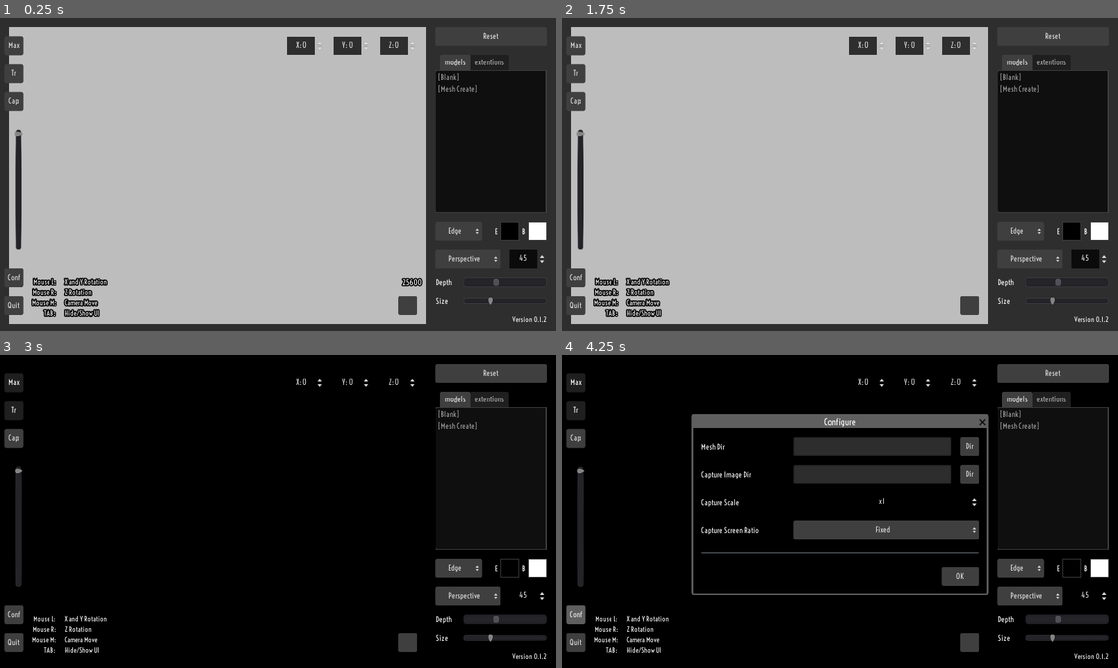
Above: before the commit, frames 1-4 (two rows, left to right).
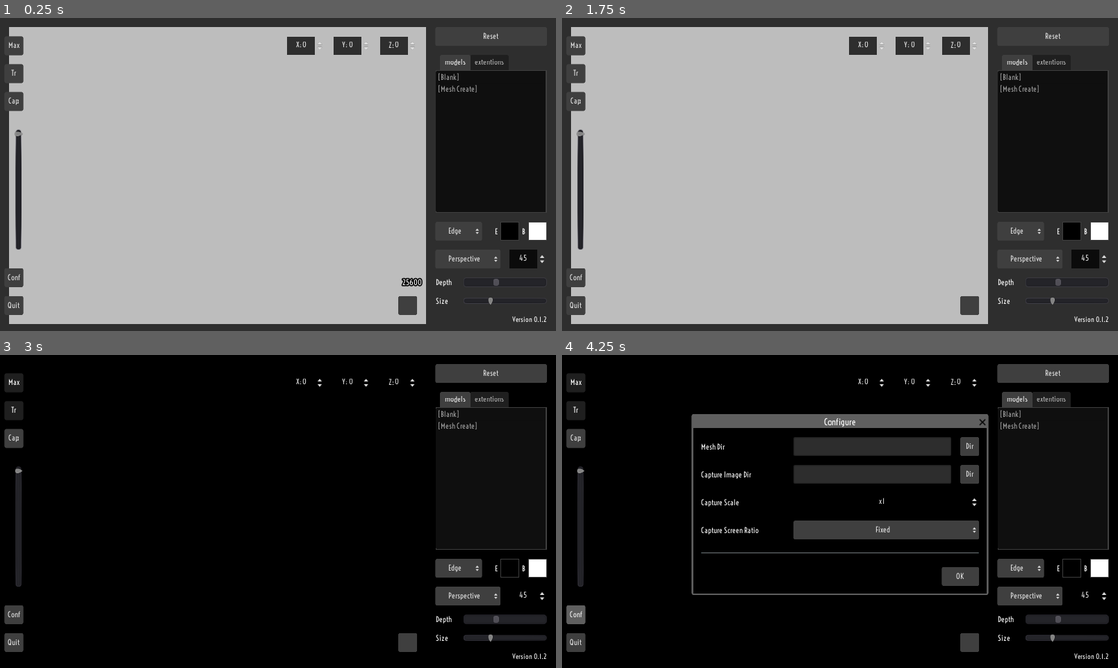
Above: after the commit, the same moments.

Repository: MizunagiKB/edge_detect_shader
Game: Godot game, scene res://main.tscn
Two runs of this game, one before a commit and one after it. Both use one fixed random seed, a clock stepped at 60 frames per second and the inputs below.
Inputs (mouse positions are in pixels of both pictures, inside the frame that each line leads up to):
- Up to frame 1 (0.25 s): no input
- Up to frame 2 (1.75 s): click (967, 305) at 0.5 s; click "Cap" at 1.25 s
- Up to frame 3 (3 s): click "Max" at 2 s; click "Tr" at 2.75 s
- Up to frame 4 (4.25 s): click "Conf" at 3.5 s

The runs differ from the first frame. In frame 1, 0.9% of the frame differs, in the area x 5-72%, y 7-96%; in frame 2, 0.9%; in frame 3, 0.4%; in frame 4, 0.4%.

Commit message:
UIの表示・非表示の挙動を判りやすくする為に、Tweenを使用するように変更しました。

Diff:
--- a/proj/ext/ext_particle_stream/ext_main.tscn
+++ b/proj/ext/ext_particle_stream/ext_main.tscn
@@ -9,6 +9,7 @@
 margin_top = 128.0
 margin_right = -576.0
 margin_bottom = -204.0
+window_title = "Particle Stream"
 script = ExtResource( 1 )
 __meta__ = {
 "_edit_use_anchors_": false
--- a/proj/ext/ext_particle_stream/particle_stream.gd
+++ b/proj/ext/ext_particle_stream/particle_stream.gd
@@ -1,15 +1,38 @@
 extends Particles
 
 
-#var mat_particle: ParticlesMaterial = null
+var color_value = Color.white
 
 
-# Called when the node enters the scene tree for the first time.
-# func _ready():
-#    pass
+func set_color_value(new_color: Color):
+    self.color_value = new_color
+    self.material_override.set_shader_param("color", self.color_value)
 
 
-# Called every frame. 'delta' is the elapsed time since the previous frame.
+func set_shader_off():
+    self.material_override.set_shader_param("color_mode", 0)
+
+
+func set_shader_edge():
+    self.material_override.set_shader_param("color_mode", 0)
+
+
+func set_shader_normal():
+    self.material_override.set_shader_param("color_mode", 1)
+
+
+func set_shader_depth():
+    self.material_override.set_shader_param("color_mode", 0)
+
+
+func _ready():
+
+    self.material_override = ShaderMaterial.new()
+    self.material_override.shader = load("res://shader/visual_shader.tres")
+    self.material_override.set_shader_param("color_mode", 0)
+    self.material_override.set_shader_param("color", self.color_value)
+
+
 func _process(delta):
 
     var rot = self.get_parent().rotation
--- a/proj/ext/ext_particle_stream/particle_stream.tscn
+++ b/proj/ext/ext_particle_stream/particle_stream.tscn
@@ -4,6 +4,8 @@
 
 [sub_resource type="SpatialMaterial" id=1]
 flags_unshaded = true
+flags_disable_ambient_light = true
+vertex_color_use_as_albedo = true
 
 [sub_resource type="ParticlesMaterial" id=2]
 lifetime_randomness = 1.0
--- a/proj/main.gd
+++ b/proj/main.gd
@@ -18,6 +18,7 @@
 var mouse_btn_l = false
 var event_frame: Rect2 = Rect2(16, 16, 740 - 16, 544 - 16)
 
+var ui_visible = true
 var move_window = false
 var window_base_pos = Vector2(0, 0)
 var rot_axis = Vector2(0, 0)
@@ -32,10 +33,50 @@
 
 # ------------------------------------------------------------------- method(s)
 func ui_visible(show: bool):
-    $ui/knob_U.visible = show
-    $ui/knob_D.visible = show
-    $ui/knob_L.visible = show
-    $ui/panel.visible = show
+
+    var knob_L_pos = [Vector2(-16, -16), Vector2(-16 - 128, -16)]
+    var panel_pos = [Vector2(736, -16), Vector2(736 + 256, -16)]
+
+    var knob_U_pos = [Vector2( 16, -16), Vector2( 16, -16 - 128)]
+    var knob_D_pos = [Vector2( 16, 528), Vector2( 16, 528 + 128)]
+
+    var order = [0, 1]
+
+    if show == true:
+        order = [1, 0]
+
+    $ui/tween.interpolate_property(
+        $ui/panel,
+        "rect_position",
+        panel_pos[order[0]], panel_pos[order[1]], 0.3,
+        Tween.TRANS_SINE, Tween.EASE_IN_OUT)
+
+    $ui/tween.interpolate_property(
+        $ui/knob_L,
+        "rect_position",
+        knob_L_pos[order[0]], knob_L_pos[order[1]], 0.3,
+        Tween.TRANS_SINE, Tween.EASE_IN_OUT)
+
+    $ui/tween.interpolate_property(
+        $ui/knob_U,
+        "rect_position",
+        knob_U_pos[order[0]], knob_U_pos[order[1]], 0.3,
+        Tween.TRANS_SINE, Tween.EASE_IN_OUT)
+
+    $ui/tween.interpolate_property(
+        $ui/knob_D,
+        "rect_position",
+        knob_D_pos[order[0]], knob_D_pos[order[1]], 0.3,
+        Tween.TRANS_SINE, Tween.EASE_IN_OUT)
+
+
+    $ui/tween.start()
+
+    self.ui_visible = show
+    #$ui/knob_U.visible = show
+    #$ui/knob_D.visible = show
+    # $ui/knob_L.visible = show
+    # $ui/panel.visible = show
 
 
 func load_extension(base_dir: String, o_itemlist: ItemList):
@@ -127,7 +168,7 @@
 
         if event.scancode == KEY_TAB:
             if event.pressed == true:
-                ui_visible(not $ui/panel.visible)
+                ui_visible(not self.ui_visible)
 
 
 func _on_ui_gui_input(event):
@@ -179,9 +220,9 @@
             _:
                 mouse_pos_save = event.position
 
-    $ui/knob_D/spin_x.value = $base_ctl.rotation_degrees.x
-    $ui/knob_D/spin_y.value = $base_ctl.rotation_degrees.y
-    $ui/knob_D/spin_z.value = $base_ctl.rotation_degrees.z
+    $ui/knob_U/spin_x.value = $base_ctl.rotation_degrees.x
+    $ui/knob_U/spin_y.value = $base_ctl.rotation_degrees.y
+    $ui/knob_U/spin_z.value = $base_ctl.rotation_degrees.z
 
 
 func _process(delta):
@@ -292,11 +333,10 @@
 func _on_btn_shader_item_selected(id):
 
     for o in $base_ctl.get_children():
-        if o is MeshInstance:
-            if id == 2:
-                o.set_shader_normal()
-            else:
-                o.set_shader_edge()
+        if id == 2:
+            o.set_shader_normal()
+        else:
+            o.set_shader_edge()
 
     if id == 0:
         $render_screen.visible = false
@@ -400,10 +440,9 @@
 
 
 func _on_btn_color_body_color_changed(color):
-    """
-    self.eds_mesh_instance.set_color_value(color)
-    """
-    assert(false)
+
+    for o in $base_ctl.get_children():
+        o.set_color_value(color)
 
 
 func _on_btn_capture_pressed():
@@ -415,7 +454,7 @@
         $render_screen.material.set_shader_param("screen_w", OS.window_size.x * CONF.capture_scale)
         $render_screen.material.set_shader_param("screen_h", OS.window_size.y * CONF.capture_scale)
 
-    self.ui_visible(false)
+    $ui.visible = false
     get_viewport().set_clear_mode(Viewport.CLEAR_MODE_ONLY_NEXT_FRAME)
 
     yield(VisualServer, "frame_post_draw")
@@ -444,7 +483,7 @@
 
         img.save_png(pathname)
 
-    self.ui_visible(true)
+    $ui.visible = true
 
     $render_screen.material.set_shader_param("screen_w", OS.window_size.x)
     $render_screen.material.set_shader_param("screen_h", OS.window_size.y)
--- a/proj/main.tscn
+++ b/proj/main.tscn
@@ -68,6 +68,45 @@
 "_edit_use_anchors_": false
 }
 
+[node name="spin_x" type="SpinBox" parent="ui/knob_U"]
+margin_left = 480.0
+margin_top = 48.0
+margin_right = 544.0
+margin_bottom = 80.0
+min_value = -1000.0
+max_value = 1000.0
+align = 1
+prefix = "X:"
+__meta__ = {
+"_edit_use_anchors_": false
+}
+
+[node name="spin_y" type="SpinBox" parent="ui/knob_U"]
+margin_left = 560.0
+margin_top = 48.0
+margin_right = 624.0
+margin_bottom = 80.0
+min_value = -1000.0
+max_value = 1000.0
+align = 1
+prefix = "Y:"
+__meta__ = {
+"_edit_use_anchors_": false
+}
+
+[node name="spin_z" type="SpinBox" parent="ui/knob_U"]
+margin_left = 640.0
+margin_top = 48.0
+margin_right = 704.0
+margin_bottom = 80.0
+min_value = -1000.0
+max_value = 1000.0
+align = 1
+prefix = "Z:"
+__meta__ = {
+"_edit_use_anchors_": false
+}
+
 [node name="knob_D" type="Panel" parent="ui"]
 margin_left = 16.0
 margin_top = 528.0
@@ -77,41 +116,14 @@
 "_edit_use_anchors_": false
 }
 
-[node name="spin_x" type="SpinBox" parent="ui/knob_D"]
-margin_left = 480.0
-margin_top = -496.0
-margin_right = 544.0
-margin_bottom = -464.0
-min_value = -1000.0
-max_value = 1000.0
-align = 1
-prefix = "X:"
-__meta__ = {
-"_edit_use_anchors_": false
-}
-
-[node name="spin_y" type="SpinBox" parent="ui/knob_D"]
-margin_left = 560.0
-margin_top = -496.0
-margin_right = 624.0
-margin_bottom = -464.0
-min_value = -1000.0
-max_value = 1000.0
-align = 1
-prefix = "Y:"
-__meta__ = {
-"_edit_use_anchors_": false
-}
-
-[node name="spin_z" type="SpinBox" parent="ui/knob_D"]
-margin_left = 640.0
-margin_top = -496.0
+[node name="btn_camera" type="Button" parent="ui/knob_D"]
+margin_left = 672.0
+margin_top = -48.0
 margin_right = 704.0
-margin_bottom = -464.0
-min_value = -1000.0
-max_value = 1000.0
-align = 1
-prefix = "Z:"
+margin_bottom = -16.0
+hint_tooltip = "Camera rotation"
+focus_mode = 0
+enabled_focus_mode = 0
 __meta__ = {
 "_edit_use_anchors_": false
 }
@@ -369,6 +381,7 @@
 }
 
 [node name="lbl_desc" type="Label" parent="ui/panel"]
+visible = false
 margin_left = -704.0
 margin_top = 464.0
 margin_right = -640.0
@@ -422,31 +435,6 @@
 "_edit_use_anchors_": false
 }
 
-[node name="btn_color_body" type="ColorPickerButton" parent="ui/panel"]
-margin_left = 176.0
-margin_top = 368.0
-margin_right = 208.0
-margin_bottom = 400.0
-focus_mode = 0
-enabled_focus_mode = 0
-color = Color( 1, 1, 1, 1 )
-edit_alpha = false
-__meta__ = {
-"_edit_use_anchors_": false
-}
-
-[node name="btn_color_edge" type="ColorPickerButton" parent="ui/panel"]
-margin_left = 128.0
-margin_top = 368.0
-margin_right = 160.0
-margin_bottom = 400.0
-focus_mode = 0
-enabled_focus_mode = 0
-edit_alpha = false
-__meta__ = {
-"_edit_use_anchors_": false
-}
-
 [node name="lbl_color_edge" type="Label" parent="ui/panel"]
 margin_left = 112.0
 margin_top = 368.0
@@ -456,7 +444,19 @@
 align = 1
 valign = 1
 
-[node name="Label" type="Label" parent="ui/panel"]
+[node name="btn_color_edge" type="ColorPickerButton" parent="ui/panel"]
+margin_left = 128.0
+margin_top = 368.0
+margin_right = 160.0
+margin_bottom = 400.0
+focus_mode = 0
+enabled_focus_mode = 0
+edit_alpha = false
+__meta__ = {
+"_edit_use_anchors_": false
+}
+
+[node name="lbl_color_body" type="Label" parent="ui/panel"]
 margin_left = 160.0
 margin_top = 368.0
 margin_right = 176.0
@@ -468,14 +468,15 @@
 "_edit_use_anchors_": false
 }
 
-[node name="btn_camera" type="Button" parent="ui/panel"]
-margin_left = -48.0
-margin_top = 496.0
-margin_right = -16.0
-margin_bottom = 528.0
-hint_tooltip = "Camera rotation"
-focus_mode = 0
-enabled_focus_mode = 0
+[node name="btn_color_body" type="ColorPickerButton" parent="ui/panel"]
+margin_left = 176.0
+margin_top = 368.0
+margin_right = 208.0
+margin_bottom = 400.0
+focus_mode = 0
+enabled_focus_mode = 0
+color = Color( 1, 1, 1, 1 )
+edit_alpha = false
 __meta__ = {
 "_edit_use_anchors_": false
 }
@@ -511,10 +512,11 @@
 [node name="base_ext" type="Spatial" parent="."]
 [connection signal="gui_input" from="ui" to="." method="_on_ui_gui_input"]
 [connection signal="gui_input" from="ui/knob_U" to="." method="_on_knob_U_gui_input"]
+[connection signal="value_changed" from="ui/knob_U/spin_x" to="." method="_on_spin_x_value_changed"]
+[connection signal="value_changed" from="ui/knob_U/spin_y" to="." method="_on_spin_y_value_changed"]
+[connection signal="value_changed" from="ui/knob_U/spin_z" to="." method="_on_spin_z_value_changed"]
 [connection signal="gui_input" from="ui/knob_D" to="." method="_on_knob_D_gui_input"]
-[connection signal="value_changed" from="ui/knob_D/spin_x" to="." method="_on_spin_x_value_changed"]
-[connection signal="value_changed" from="ui/knob_D/spin_y" to="." method="_on_spin_y_value_changed"]
-[connection signal="value_changed" from="ui/knob_D/spin_z" to="." method="_on_spin_z_value_changed"]
+[connection signal="gui_input" from="ui/knob_D/btn_camera" to="." method="_on_btn_camera_gui_input"]
 [connection signal="gui_input" from="ui/knob_L" to="." method="_on_knob_L_gui_input"]
 [connection signal="toggled" from="ui/knob_L/btn_fullscreen" to="." method="_on_btn_fullscreen_toggled"]
 [connection signal="toggled" from="ui/knob_L/btn_transparent" to="." method="_on_btn_transparent_toggled"]
@@ -531,6 +533,5 @@
 [connection signal="value_changed" from="ui/panel/edge_size" to="." method="_on_edge_size_value_changed"]
 [connection signal="item_selected" from="ui/panel/btn_cam" to="." method="_on_btn_cam_item_selected"]
 [connection signal="value_changed" from="ui/panel/btn_cam/spin_fov" to="." method="_on_spin_fov_value_changed"]
+[connection signal="color_changed" from="ui/panel/btn_color_edge" to="." method="_on_btn_color_edge_color_changed"]
 [connection signal="color_changed" from="ui/panel/btn_color_body" to="." method="_on_btn_color_body_color_changed"]
-[connection signal="color_changed" from="ui/panel/btn_color_edge" to="." method="_on_btn_color_edge_color_changed"]
-[connection signal="gui_input" from="ui/panel/btn_camera" to="." method="_on_btn_camera_gui_input"]
Not shown: 2 places in proj/ext/ext_particle_stream/particle_stream.tscn that only renumber resources
